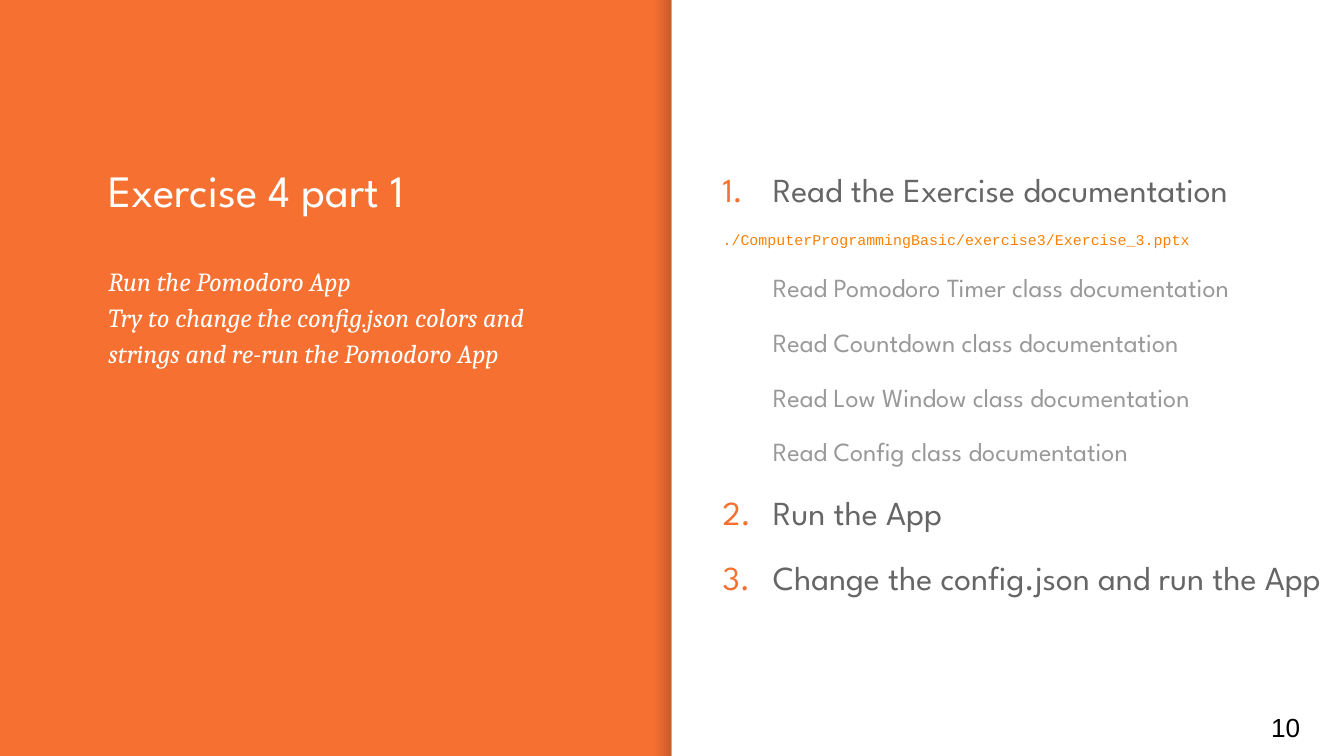
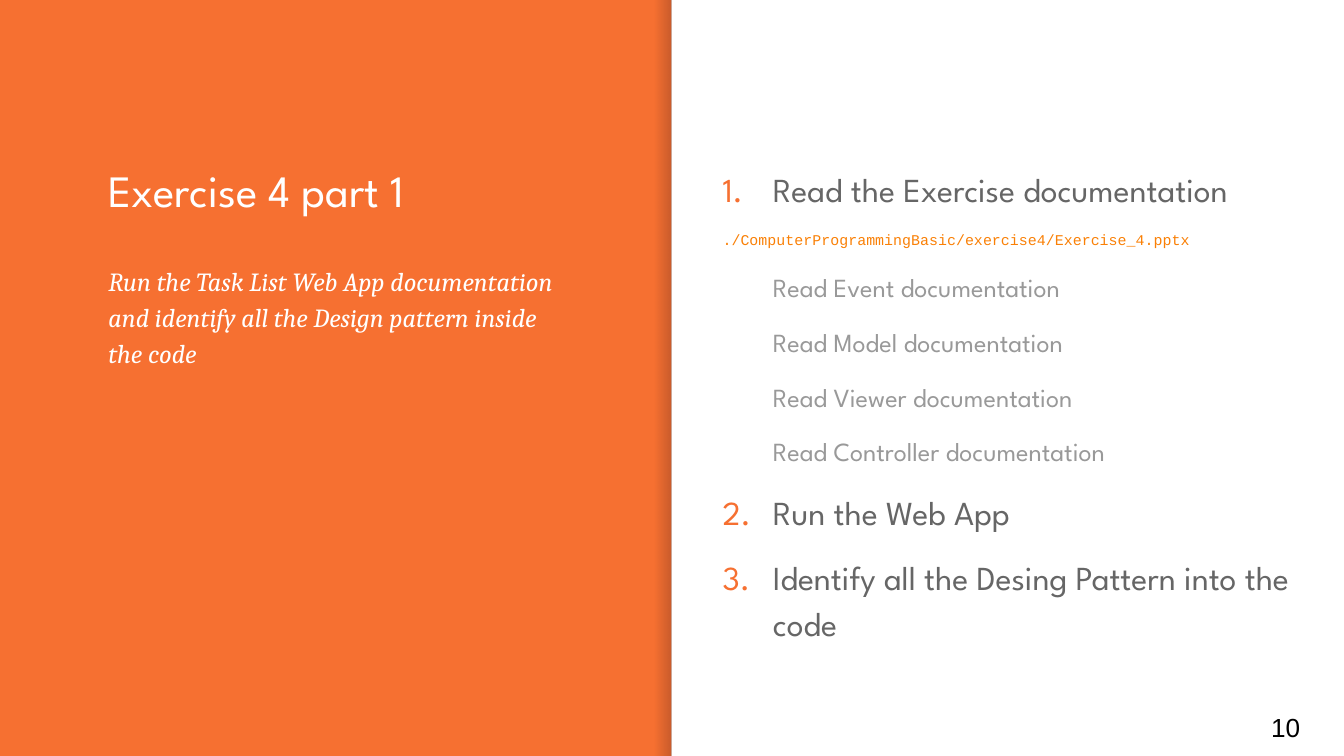
Before and after one commit to antfin/ComputerProgrammingBasic, a slide deck: slide 10 of lessons/Lesson_4.pptx. Drawn at 1344x756 pixels with LibreOffice and Linux fonts; fonts in the diff are those of the drawing. Boxes give left, top, right and bottom in pixels: in the first picture for what was removed or moved away, otherwise in the second. Text is boxed around its words. In the diff, an @@ line names an element or a change of style, - is before the commit and + after.

```diff
--- a/lessons/Lesson_4.pptx
+++ b/lessons/Lesson_4.pptx
@@ text at [723,234,1289,637]: text changed @@
-./ComputerProgrammingBasic/exercise3/Exercise_3.pptx
-      • Read Pomodoro Timer class documentation
-      • Read Countdown class documentation
-      • Read Low Window class documentation
-      • Read Config class documentation
-2. Run the App
-3. Change the config.json and run the App
+./ComputerProgrammingBasic/exercise4/Exercise_4.pptx
+      • Read Event documentation
+      • Read Model documentation
+      • Read Viewer documentation
+      • Read Controller documentation
+2. Run the Web App
+3. Identify all the Desing Pattern into the code
@@ subtitle at [108,273,552,363]: text changed @@
-Run the Pomodoro App
-Try to change the config.json colors and strings and re-run the Pomodoro App
+Run the Task List Web App documentation and identify all the Design pattern inside the code
```
Also in this commit, not shown: 2 other slides changed, 6 other files.
